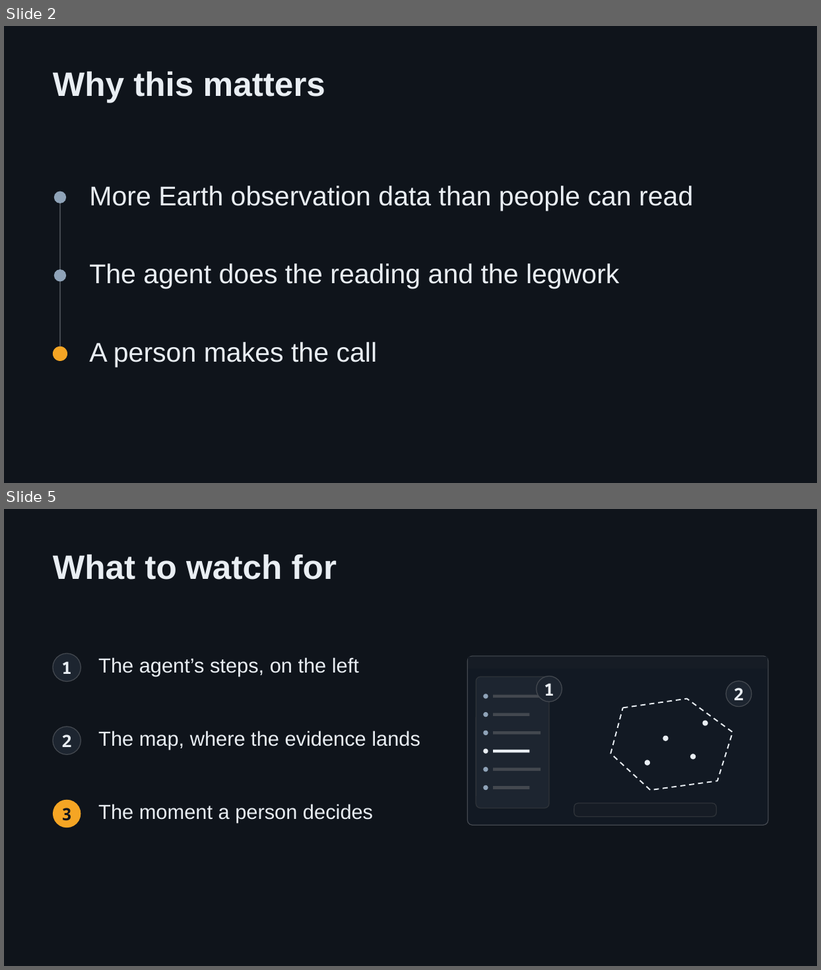
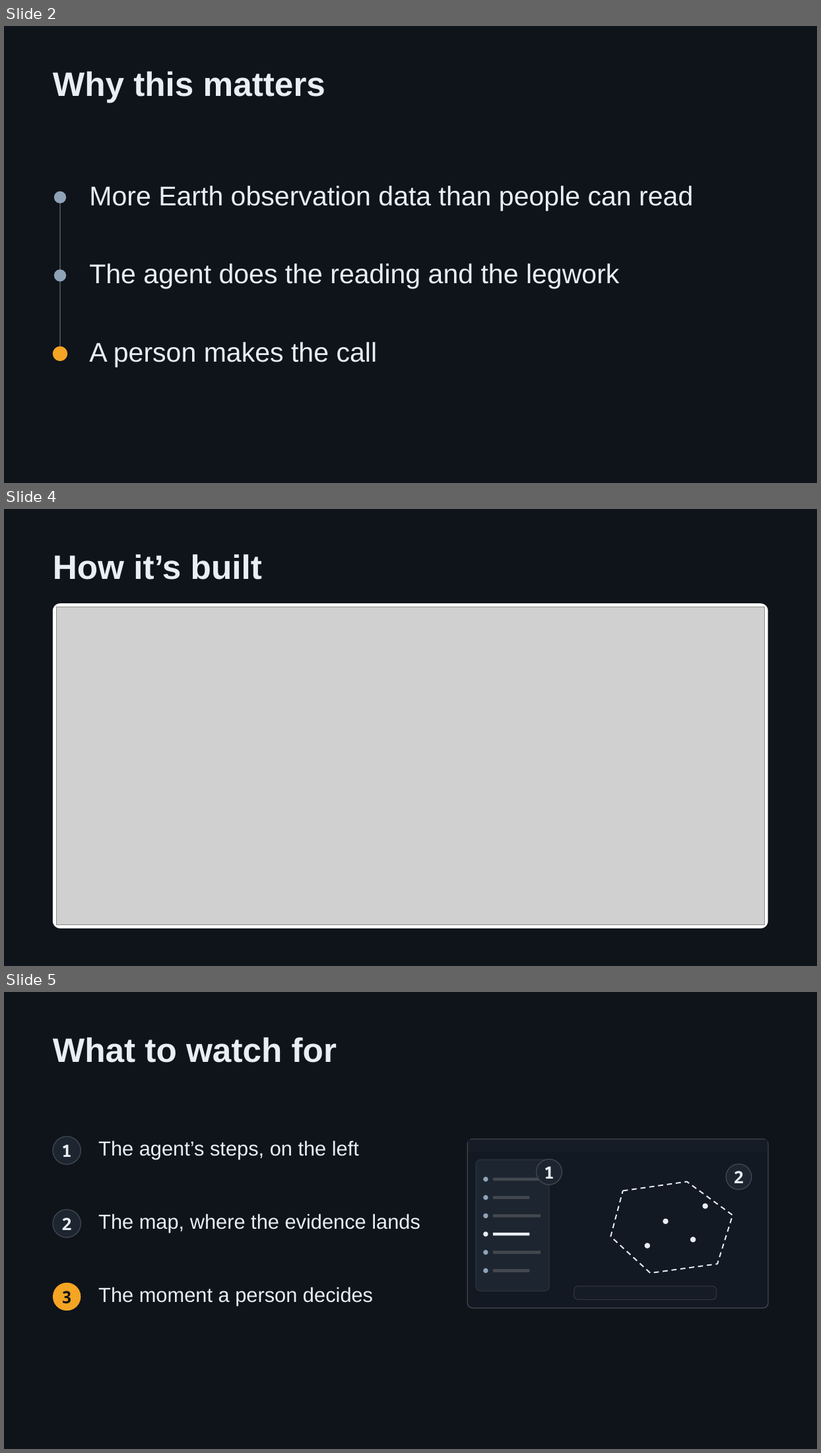
Before and after one commit to tatornator12/sample-geospatial-agent-on-aws, a slide deck: docs/demo/agentic-ai-for-earth-intro.pptx. Shown one above the other, each under a label of ours: slides 2 and 5 before the commit, slides 2, 4 and 5 after it; the slides between them are not shown. The pictures are 821x970 and 821x1453 pixels, drawn with LibreOffice and Linux fonts; fonts in the diff are those of the drawing; grey boxes stand for pictures. Boxes give left, top, right and bottom in pixels: in the first picture for what was removed or moved away, otherwise in the second. Text is boxed around its words. In the diff, an @@ line names an element or a change of style, - is before the commit and + after.

Commit message:
Architecture diagrams (simple and detailed, draw.io) on the deck's slide 4 and a backup slide

```diff
--- a/docs/demo/agentic-ai-for-earth-intro.pptx
+++ b/docs/demo/agentic-ai-for-earth-intro.pptx
@@ slide 4 added at [4, 509, 817, 966], background #0F141B @@
@@ title added at [53, 554, 262, 580], 40 pt, text #E9EEF3, bold @@
+How it’s built
@@ rounded rectangle added at [53, 603, 768, 929], fill #FFFFFF @@
@@ picture added at [56, 607, 765, 925] @@
```
Also in this commit, not shown: 1 slide changed, 1 other slide added, 1 slide removed, 9 other files.
